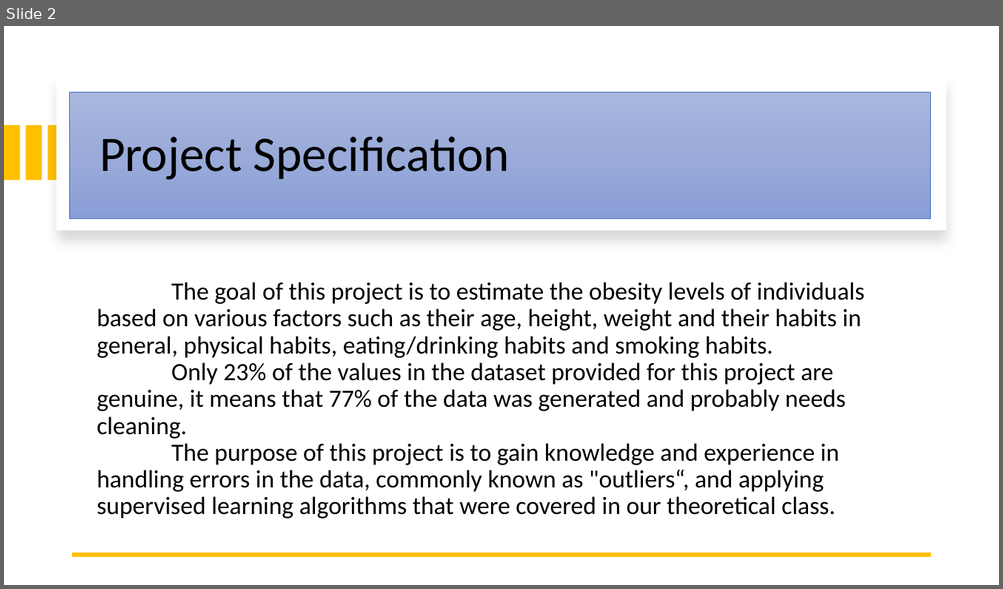
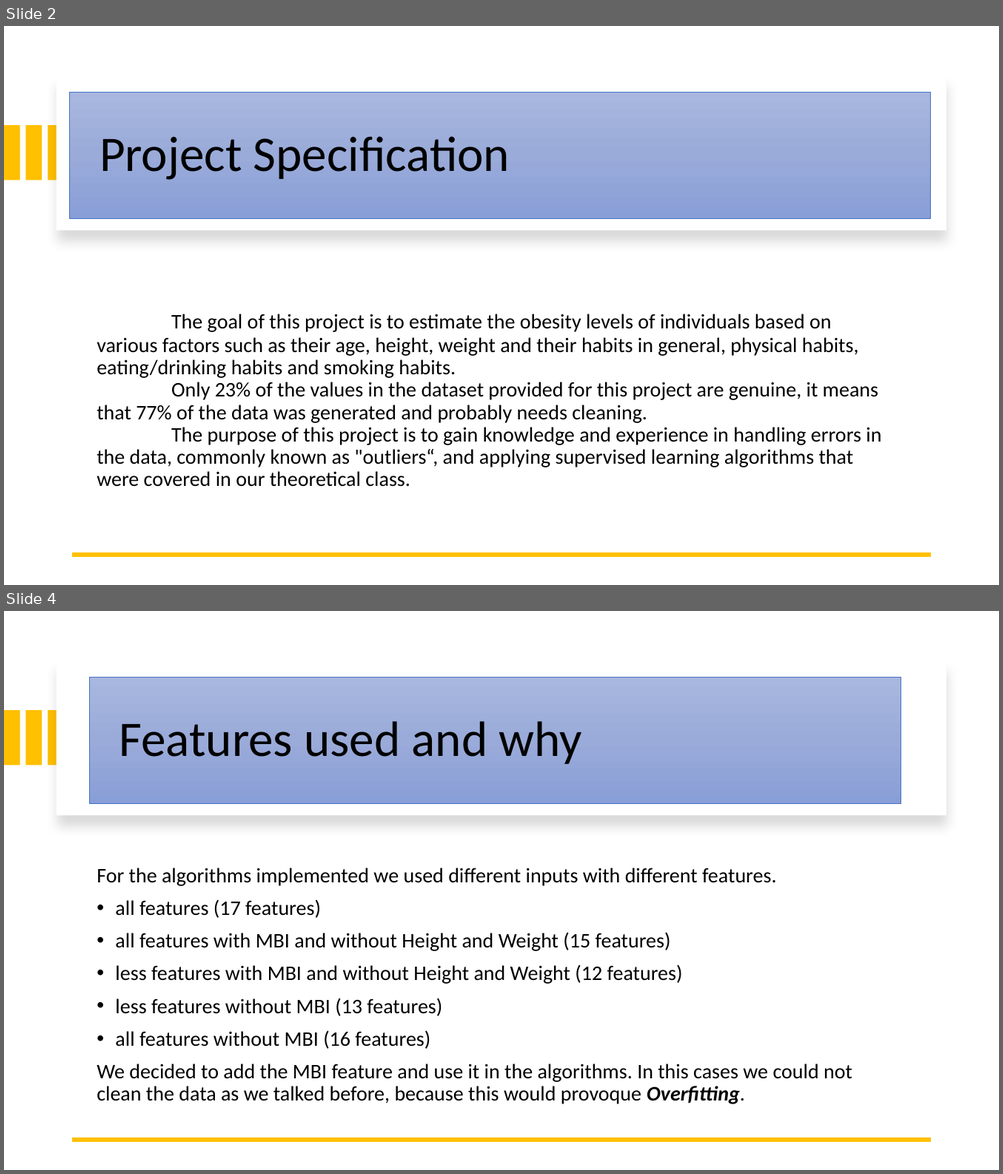
Before and after one commit to Eduardoramos123/IA_Projeto2, a slide deck: docs/checkpoint.pptx. Shown one above the other, each under a label of ours: slide 2 before the commit, slides 2 and 4 after it; the slides between them are not shown. The pictures are 1003x589 and 1003x1174 pixels, drawn with LibreOffice and Linux fonts; fonts in the diff are those of the drawing. Boxes give left, top, right and bottom in pixels: in the first picture for what was removed or moved away, otherwise in the second. Text is boxed around its words. In the diff, an @@ line names an element or a change of style, - is before the commit and + after.

```diff
--- a/docs/checkpoint.pptx
+++ b/docs/checkpoint.pptx
@@ slide 4 added at (4, 611, 999, 1170), background #FFFFFF @@
@@ rectangle added at (57, 661, 946, 815), fill #FFFFFF @@
@@ title added at (89, 678, 900, 804), fill gradient #A8B7DF to #9AABD9 to #889ED7, outline #4472C4 0.5 pt, 48 pt, text #000000 @@
+Features used and why
@@ rectangle added at (4, 710, 20, 766), fill #FFC000 @@
@@ rectangle added at (25, 710, 41, 766), fill #FFC000 @@
@@ rectangle added at (48, 710, 64, 766), fill #FFC000 @@
@@ text added at (96, 868, 852, 1105), 20 pt, text #000000 @@
+For the algorithms implemented we used different inputs with different features.
+• all features (17 features)
+• all features with MBI and without Height and Weight (15 features)
+• less features with MBI and without Height and Weight (12 features)
+• less features without MBI (13 features)
+• all features without MBI (16 features)
+We decided to add the MBI feature and use it in the algorithms. In this cases we could not clean the data as we talked before, because this would provoque Overfitting.
@@ line added from (930, 1140) to (73, 1140), #FFC000 4.5 pt @@
@@ slide 2 changed as well @@
@@ text "The goal of this project ..." at (96, 314, 881, 487): size 24 to 20 pt @@
```
Also in this commit, not shown: 2 other slides changed, 5 other slides added, 2 slides removed, 2 other files.
